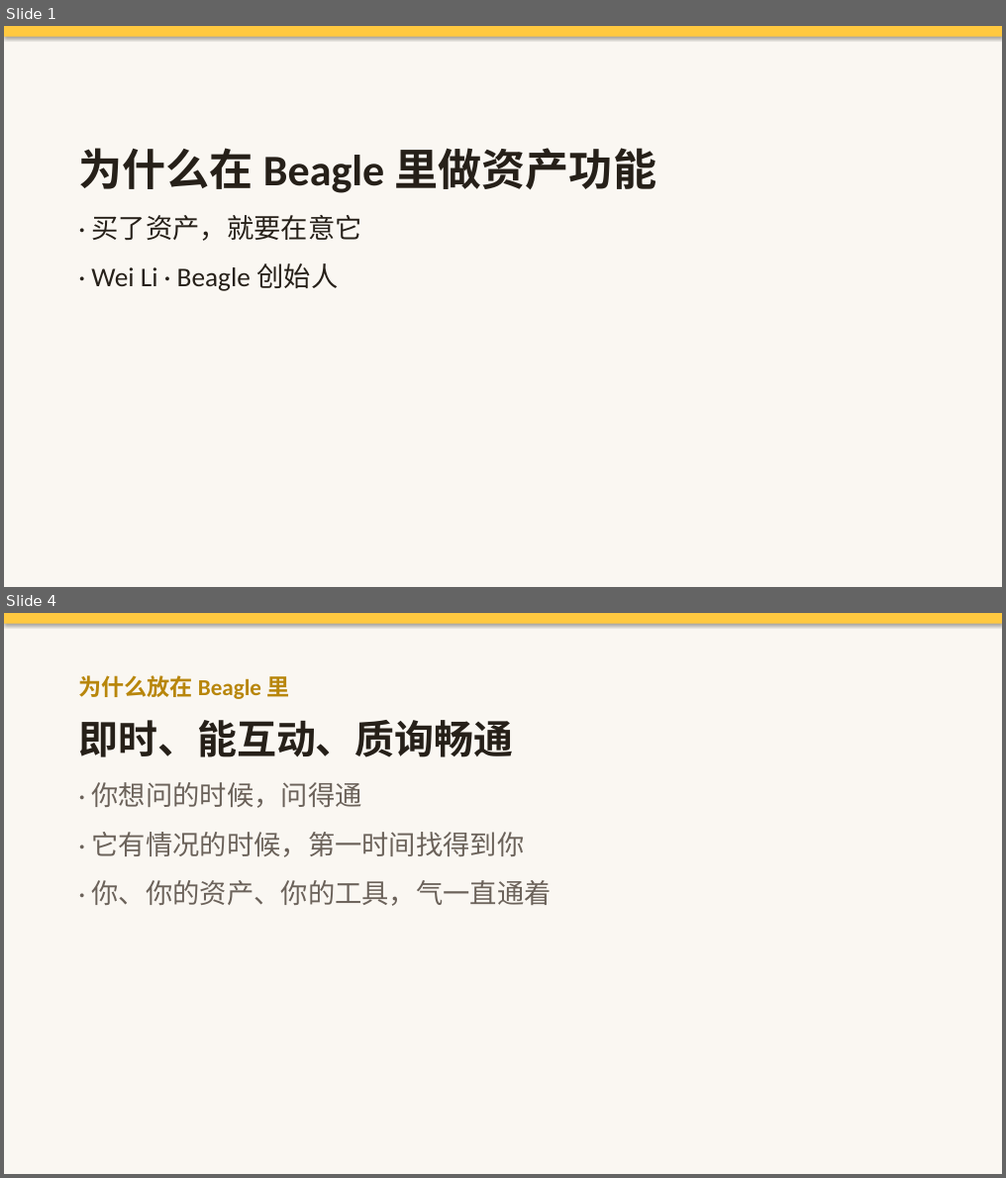
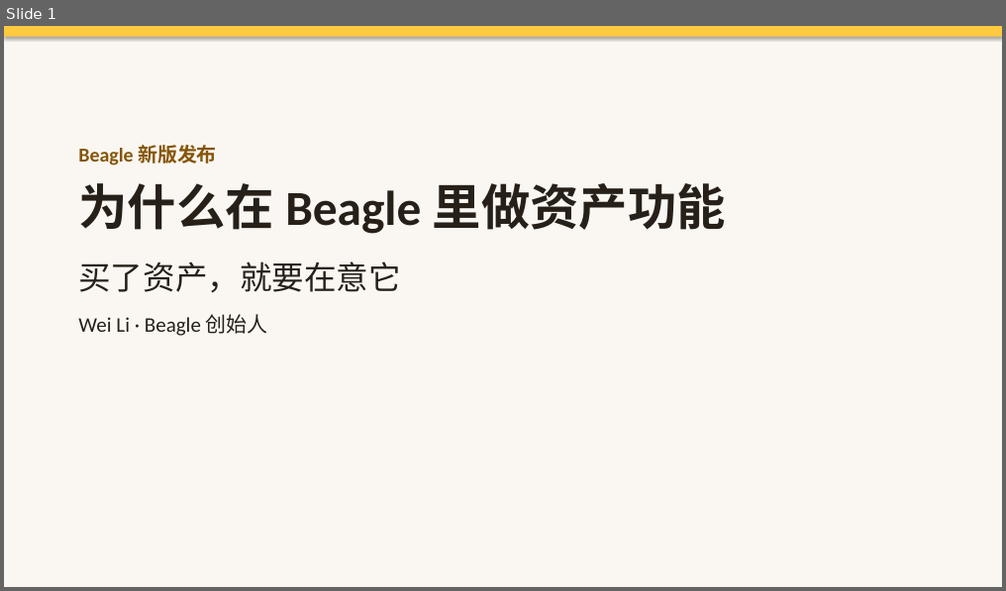
Before and after one commit to licodefun/beagle-voice-agent, a slide deck: decks/beagle-founder-take-deck.pptx. Shown one above the other, each under a label of ours: slides 1 and 4 before the commit, slide 1 after it; the slides between them are not shown. The pictures are 1006x1178 and 1006x591 pixels, drawn with LibreOffice and Linux fonts; fonts in the diff are those of the drawing. Boxes give left, top, right and bottom in pixels: in the first picture for what was removed or moved away, otherwise in the second. Text is boxed around its words. In the diff, an @@ line names an element or a change of style, - is before the commit and + after.

Commit message:
Replace founder deck with Wei's final version (Beagle new-version launch) and add his PDF export

```diff
--- a/decks/beagle-founder-take-deck.pptx
+++ b/decks/beagle-founder-take-deck.pptx
@@ slide 4 removed at (4,613,1002,1174), background #FAF7F2 @@
@@ rectangle removed at (4,613,1002,624) @@
@@ text removed at (78,675,551,906) @@
-为什么放在 Beagle 里
-即时、能互动、质询畅通
-· 你想问的时候，问得通
-· 它有情况的时候，第一时间找得到你
-· 你、你的资产、你的工具，气一直通着
@@ slide 1 changed as well @@
@@ text at (78,145,217,166): paragraph added @@
+Beagle 新版发布
@@ text at (78,183,726,234): size 42 to 47 pt in "为什么在 Beagle 里做资产功能"; less space between paragraphs @@
@@ text at (78,262,400,336): text changed; size 26 to 20 pt @@
-· 买了资产，就要在意它
-· Wei Li · Beagle 创始人
+买了资产，就要在意它
+Wei Li · Beagle 创始人
```
Also in this commit, not shown: 11 slides added, 10 other slides removed, 1 other file.
